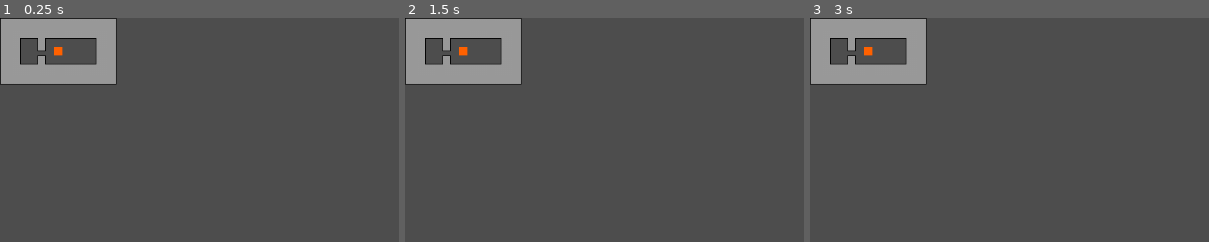
Above: before the commit, frames 1-3 (left to right).
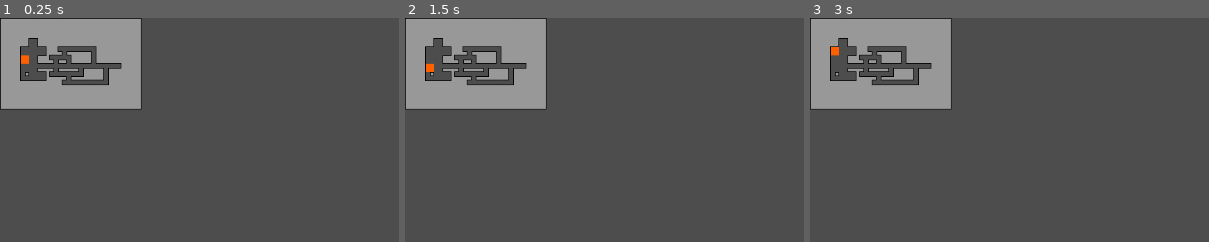
Above: after the commit, the same moments.

Repository: hulien22/gmtk2024
Game: Godot game, scene res://scenes/main.tscn
The game is run twice, just before and just after one commit, with the same random seed, the same clock (stepped at 60 frames per second) and the same inputs.
Inputs:
- Up to frame 1 (0.25 s): no input
- Up to frame 2 (1.5 s): tap Enter (ui_accept) at 0.5, 0.77, 1.25 s; hold Right (ui_right) 0.53-1.28 s; hold X (ToggleSwitch) 0.53-1.28 s; hold Down (ui_down) from 1.28 s (still down); tap Z (Undo) at 1.35 s
- Up to frame 3 (3 s): tap Enter (ui_accept) at 1.52, 2, 2.75 s; release Down (ui_down) at 2.03 s; hold Right (ui_right) 2.03-2.78 s; hold X (ToggleSwitch) 2.03-2.78 s; hold Up (ui_up) from 2.78 s (still down); tap Z (Undo) at 2.85 s
The pictures show only the part of the screen within x 0-50%, y 0-50%; the shares and areas given below are measured in that part.

The runs differ from the first frame. In frame 1, 8.7% of the frame differs, in the area x 0-36%, y 0-42%; in frame 2, 8.6%; in frame 3, 8.7%.

Commit message:
lockpicking level

Diff:
--- a/scripts/main.gd
+++ b/scripts/main.gd
@@ -2,20 +2,49 @@
 
 var level: Level
 
+#var levelstr: Array[String] = [
+	#".  .  .  .  .  .  .  .  w  w  w  w  .  .  .  .  .  .  .  .  .  .  .  .  CBR.  .  .  .  .  .  .  .  .  .  .  ",
+	#".  .  .  .  .  .  .  .  w  w  w  w  .  CG .  .  .  .  .  .  .  .  .  .  CBR.  .  .  .  .  .  .  .  .  .  .  ",
+	#".  .  .  .  .  .  .  .  w  w  w  w  .  CG .  .  .  .  .  .  .  .  .  .  CBR.  .  .  .  .  .  .  .  .  .  .  ",
+	#".  .  .  XS .  .  .  .  w  w  w  w  .  .  .  .  .  .  .  .  .  .  .  .  CBR.  .  .  .  .  .  .  .  .  .  .  ",
+	#".  .  XM .  .  .  .  .  w  w  w  w  .  .  .  .  PB .  .  .  .  .  .  .  CBR.  .  .  FB .  .  .  .  .  .  .  ",
+	#".  .  .  .  .  .  .  .  w  w  w  w  .  .  .  .  .  .  .  .  .  .  .  .  CBR.  .  .  .  .  .  .  .  .  .  .  ",
+	#"SBM.  .  .  .  .  .  .  .  .  .  .  .  .  .  .  .  .  .  .  .  .  .  .  CBR.  .  .  .  .  .  .  .  .  .  .  ",
+	#".  .  .  .  .  .  .  .  .  .  .  .  .  .  .  .  .  .  .  .  .  .  .  .  CBR.  .  .  .  .  .  .  .  .  .  .  ",
+	#".  .  .  .  .  .  .  .  w  w  w  w  .  .  .  .  XB .  .  .  .  .  .  .  CBR.  .  .  .  .  .  .  .  .  .  .  ",
+	#".  .  .  .  .  .  .  .  w  w  w  w  .  .  .  .  .  .  .  .  .  .  .  .  CBR.  .  .  .  .  .  .  .  .  .  .  ",
+	#".  .  .  .  .  .  .  .  w  w  w  w  .  .  .  .  .  .  .  .  BGM.  .  .  CBR.  BGM.  .  .  .  .  .  .  .  .  ",
+	#".  .  .  .  .  .  .  .  w  w  w  w  .  .  .  .  .  .  .  .  .  .  .  .  CBR.  .  .  .  .  .  .  .  .  .  .  ",
+#]
+
+# LOCKPICKING LEVEL
 var levelstr: Array[String] = [
-	".  .  .  .  .  .  .  .  w  w  w  w  .  .  .  .  .  .  .  .  .  .  .  .  CBR.  .  .  .  .  .  .  .  .  .  .  ",
-	".  .  .  .  .  .  .  .  w  w  w  w  .  CG .  .  .  .  .  .  .  .  .  .  CBR.  .  .  .  .  .  .  .  .  .  .  ",
-	".  .  .  .  .  .  .  .  w  w  w  w  .  CG .  .  .  .  .  .  .  .  .  .  CBR.  .  .  .  .  .  .  .  .  .  .  ",
-	".  .  .  XS .  .  .  .  w  w  w  w  .  .  .  .  .  .  .  .  .  .  .  .  CBR.  .  .  .  .  .  .  .  .  .  .  ",
-	".  .  XM .  .  .  .  .  w  w  w  w  .  .  .  .  PB .  .  .  .  .  .  .  CBR.  .  .  FB .  .  .  .  .  .  .  ",
-	".  .  .  .  .  .  .  .  w  w  w  w  .  .  .  .  .  .  .  .  .  .  .  .  CBR.  .  .  .  .  .  .  .  .  .  .  ",
-	"SBM.  .  .  .  .  .  .  .  .  .  .  .  .  .  .  .  .  .  .  .  .  .  .  CBR.  .  .  .  .  .  .  .  .  .  .  ",
-	".  .  .  .  .  .  .  .  .  .  .  .  .  .  .  .  .  .  .  .  .  .  .  .  CBR.  .  .  .  .  .  .  .  .  .  .  ",
-	".  .  .  .  .  .  .  .  w  w  w  w  .  .  .  .  XB .  .  .  .  .  .  .  CBR.  .  .  .  .  .  .  .  .  .  .  ",
-	".  .  .  .  .  .  .  .  w  w  w  w  .  .  .  .  .  .  .  .  .  .  .  .  CBR.  .  .  .  .  .  .  .  .  .  .  ",
-	".  .  .  .  .  .  .  .  w  w  w  w  .  .  .  .  .  .  .  .  BGM.  .  .  CBR.  BGM.  .  .  .  .  .  .  .  .  ",
-	".  .  .  .  .  .  .  .  w  w  w  w  .  .  .  .  .  .  .  .  .  .  .  .  CBR.  .  .  .  .  .  .  .  .  .  .  ",
+	"w  w  w  w  .  .  .  .  w  w  w  w  w  w  w  w  w  w  w  w  w  w  w  w  w  w  w  w  w  w  w  w  w  w  w  w  w  w  w  w  w  w  w  w  w  w  w  w  ",
+	"w  w  w  w  .  .  .  .  w  w  w  w  w  w  w  w  w  w  w  w  w  w  w  w  w  w  w  w  w  w  w  w  w  w  w  w  w  w  w  w  w  w  w  w  w  w  w  w  ",
+	"w  w  w  w  .  .  .  .  w  w  w  w  w  w  w  w  w  w  w  w  w  w  w  w  w  w  w  w  w  w  w  w  w  w  w  w  w  w  w  w  w  w  w  w  w  w  w  w  ",
+	"w  w  w  w  .  .  .  .  w  w  w  w  w  w  w  w  w  w  w  w  w  w  w  w  w  w  w  w  w  w  w  w  w  w  w  w  w  w  w  w  w  w  w  w  w  w  w  w  ",
+	".  .  .  .  BGB.  .  .  .  .  .  .  w  w  w  w  w  w  .  .  .  .  XM .  .  .  .  .  .  .  .  .  .  .  .  .  w  w  w  w  w  w  w  w  w  w  w  w  ",
+	".  .  .  .  .  .  .  .  .  .  .  .  w  w  w  w  w  w  .  .  .  .  .  .  .  .  .  .  .  .  .  .  .  .  .  .  w  w  w  w  w  w  w  w  w  w  w  w  ",
+	".  .  .  .  .  .  .  .  .  .  .  .  w  w  w  w  w  w  w  w  .  .  w  w  w  w  w  w  w  w  w  w  w  w  .  .  w  w  w  w  w  w  w  w  w  w  w  w  ",
+	".  .  .  .  .  .  .  .  .  .  .  .  w  w  w  w  w  w  w  w  .  .  w  w  w  w  w  w  w  w  w  w  w  w  .  .  w  w  w  w  w  w  w  w  w  w  w  w  ",
+	"PB .  .  .  XB .  .  .  w  w  w  w  w  w  .  .  .  .  .  .  XM .  .  .  w  w  w  w  w  w  w  w  w  w  .  .  w  w  w  w  w  w  w  w  w  w  w  w  ",
+	".  .  .  .  .  .  .  .  w  w  w  w  w  w  .  .  .  .  .  .  .  .  .  .  w  w  w  w  w  w  w  w  w  w  .  .  w  w  w  w  w  w  w  w  w  w  w  w  ",
+	".  .  .  .  .  .  .  .  w  w  w  w  w  w  w  w  .  .  w  w  w  w  .  .  w  w  w  w  w  w  w  w  w  w  .  .  w  w  w  w  w  w  w  w  w  w  w  w  ",
+	".  .  .  .  .  .  .  .  w  w  w  w  w  w  w  w  .  .  w  w  w  w  .  .  w  w  w  w  w  w  w  w  w  w  .  .  w  w  w  w  w  w  w  w  w  w  w  w  ",
+	".  .  .  .  .  .  .  .  .  .  .  .  .  .  .  .  .  .  .  CGRCY .  .  .  .  CYRCG .  .  .  .  CGRCYR.  .  .  .  CYRCG .  .  .  .  CGRCY .  FM .  ",
+	".  .  .  .  .  .  .  .  .  .  .  .  .  .  .  .  .  .  .  CGRCY .  .  .  .  CYRCG .  .  .  .  CGRCYR.  .  .  .  CYRCG .  .  .  .  CGRCY .  .  .  ",
+	".  .  .  .  .  .  .  .  w  w  w  w  w  w  w  w  .  .  w  w  w  w  w  w  w  w  w  w  .  .  w  w  w  w  w  w  w  w  w  w  .  .  w  w  w  w  w  w  ",
+	".  .  .  .  .  .  .  .  w  w  w  w  w  w  w  w  .  .  w  w  w  w  w  w  w  w  w  w  .  .  w  w  w  w  w  w  w  w  w  w  .  .  w  w  w  w  w  w  ",
+	".  .  w  w  BYB.  .  .  .  .  .  .  w  w  .  .  .  .  .  .  .  .  XM .  .  .  .  .  .  .  w  w  w  w  w  w  w  w  w  w  .  .  w  w  w  w  w  w  ",
+	".  .  w  w  .  .  .  .  .  .  .  .  w  w  .  .  .  .  .  .  .  .  .  .  .  .  .  .  .  .  w  w  w  w  w  w  w  w  w  w  .  .  w  w  w  w  w  w  ",
+	".  .  .  .  .  .  .  .  .  .  .  .  w  w  w  w  w  w  w  w  w  w  .  .  w  w  w  w  w  w  w  w  w  w  w  w  w  w  w  w  .  .  w  w  w  w  w  w  ",
+	".  .  .  .  .  .  .  .  .  .  .  .  w  w  w  w  w  w  w  w  w  w  .  .  w  w  w  w  w  w  w  w  w  w  w  w  w  w  w  w  .  .  w  w  w  w  w  w  ",
+	"w  w  w  w  w  w  w  w  w  w  w  w  w  w  w  w  w  w  w  w  .  .  .  .  XM .  .  .  .  .  .  .  .  .  .  .  .  .  .  .  .  .  w  w  w  w  w  w  ",
+	"w  w  w  w  w  w  w  w  w  w  w  w  w  w  w  w  w  w  w  w  .  .  .  .  .  .  .  .  .  .  .  .  .  .  .  .  .  .  .  .  .  .  w  w  w  w  w  w  ",
+	"w  w  w  w  w  w  w  w  w  w  w  w  w  w  w  w  w  w  w  w  w  w  w  w  w  w  w  w  w  w  w  w  w  w  w  w  w  w  w  w  w  w  w  w  w  w  w  w  ",
+	"w  w  w  w  w  w  w  w  w  w  w  w  w  w  w  w  w  w  w  w  w  w  w  w  w  w  w  w  w  w  w  w  w  w  w  w  w  w  w  w  w  w  w  w  w  w  w  w  ",
 ]
+
 #var levelstr: Array[String] = [
 	#".  .  .  .  .  .  .  .  ",
 	#".  .  .  .  .  .  .  .  ",
@@ -39,7 +68,7 @@
 	$RenderedLevel.init(level)
 
 func _input(event):
-	var update:bool = false
+	var update: bool = false
 	if event.is_action_pressed("ui_up"):
 		update = level.TryMove(Enums.Direction.UP)
 	elif event.is_action_pressed("ui_down"):
